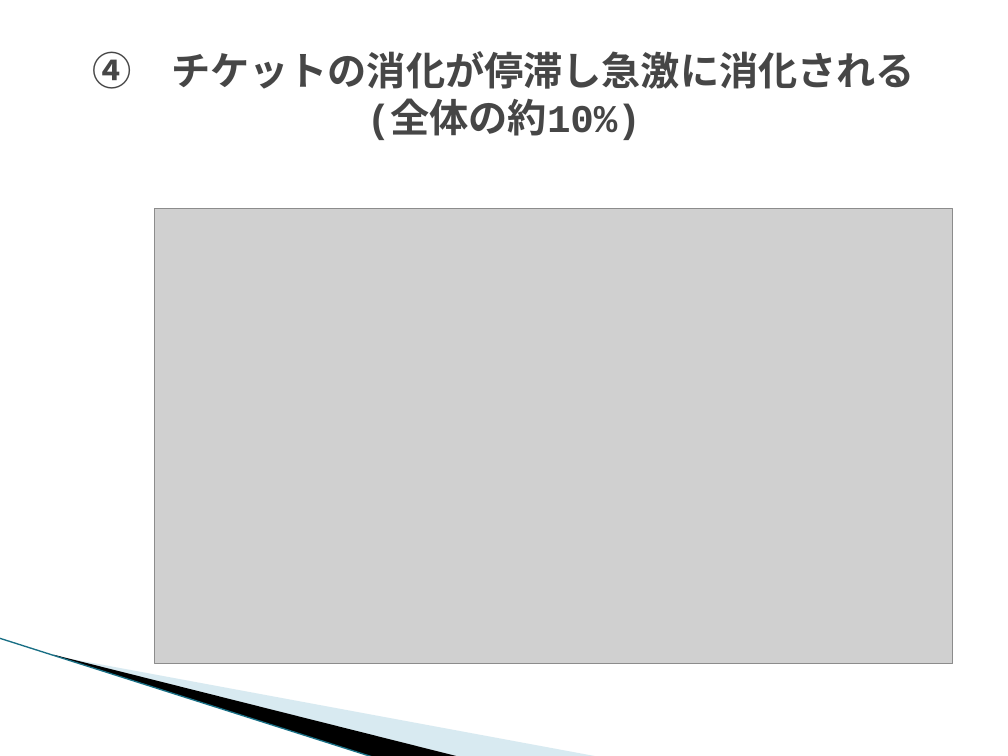
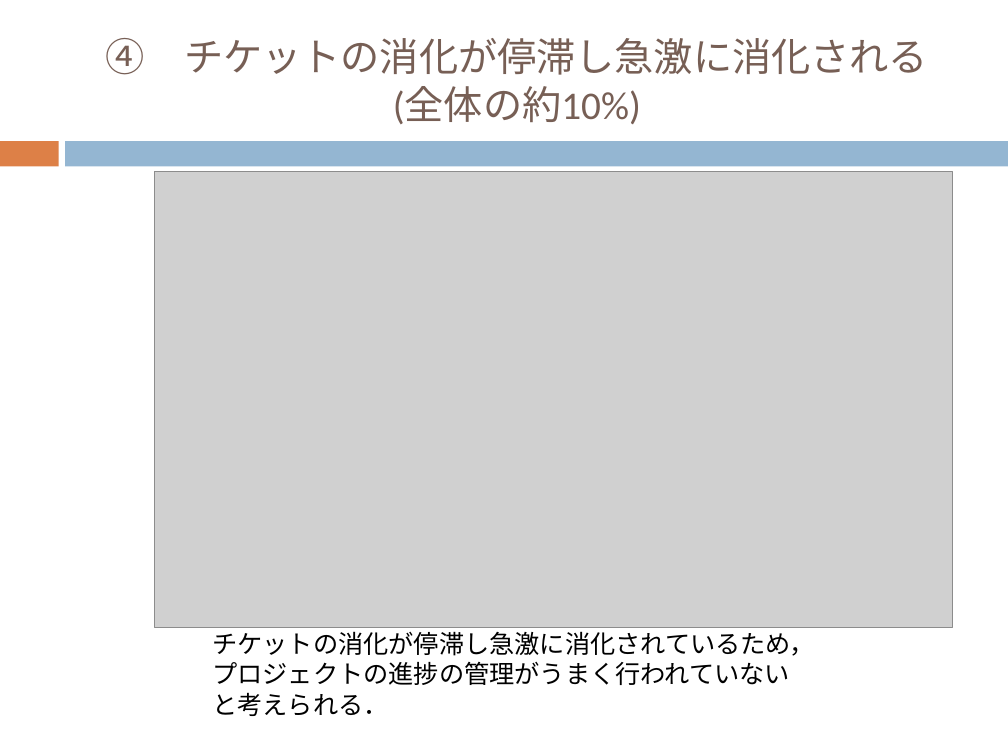
Before and after one commit to keimatsui/kadai, a slide deck: slide 20 of 卒業論文/2012/久保孝樹/最終発表/最終発表.pptx (slide 21 before the commit). Drawn at 1008x756 pixels with LibreOffice and Linux fonts; fonts in the diff are those of the drawing; grey boxes stand for pictures; background and template pictures are left out. Boxes give left, top, right and bottom in pixels: in the first picture for what was removed or moved away, otherwise in the second. Text is boxed around its words. In the diff, an @@ line names an element or a change of style, - is before the commit and + after.

```diff
--- a/卒業論文/2012/久保孝樹/最終発表/最終発表.pptx
+++ b/卒業論文/2012/久保孝樹/最終発表/最終発表.pptx
@@ title "④ チケットの消化が停滞し急激に消化される (全体の約10%)": place and size @@
-title "④ チケットの消化が停滞し急激に消化される (全体の約10%)" at (93, 51, 915, 140)
+title "④ チケットの消化が停滞し急激に消化される (全体の約10%)" at (106, 38, 928, 124)
@@ title "④ チケットの消化が停滞し急激に消化される (全体の約10%)" at (106, 38, 928, 124): font Courier New to Calibri, text colour #464646 to #775F55, bold off @@
@@ rectangle added at (0, 141, 58, 166), fill #DD8047 @@
@@ rectangle added at (66, 141, 1008, 166), fill #94B6D2 @@
@@ picture: place and size @@
-picture at (155, 209, 954, 664)
+picture at (155, 171, 954, 627)
@@ text added at (212, 627, 815, 716), 18 pt, text #000000 @@
+チケットの消化が停滞し急激に消化されているため，プロジェクトの進捗の管理がうまく行われていないと考えられる．
@@ line removed from (0, 638) to (374, 756) @@
@@ freeform shape removed at (53, 654, 461, 756) @@
@@ freeform shape removed at (55, 655, 600, 756) @@
```
Also in this commit, not shown: 17 other slides changed, 4 slides added, 5 slides removed.
